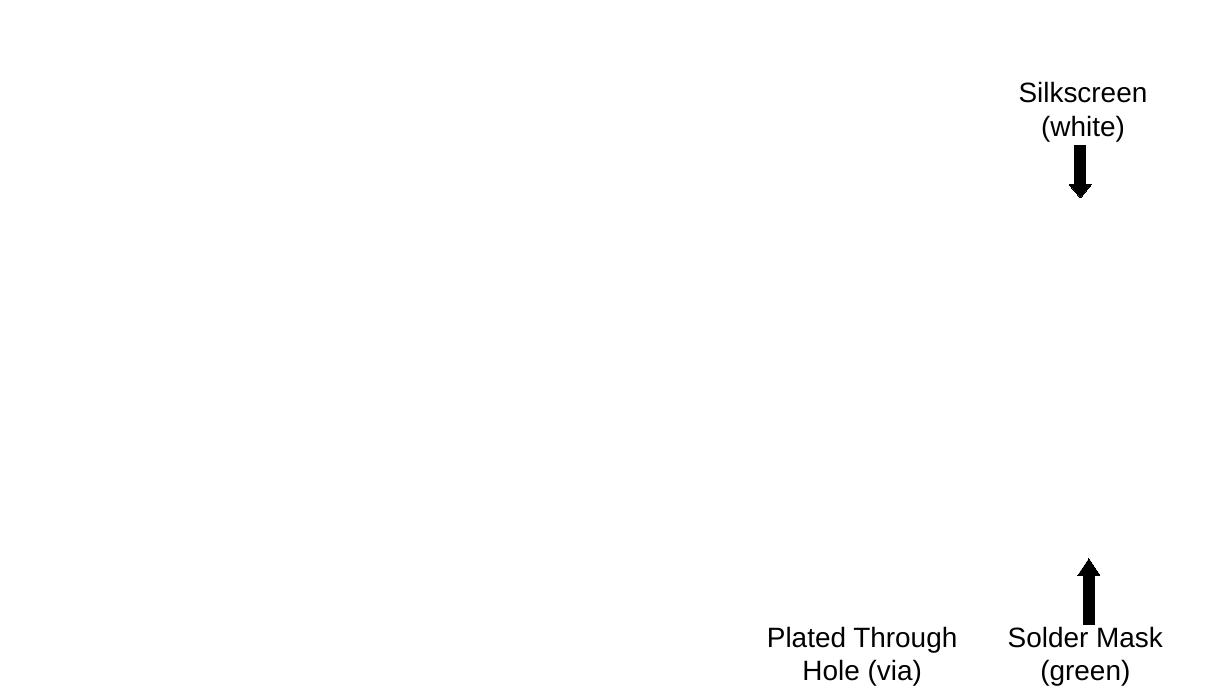
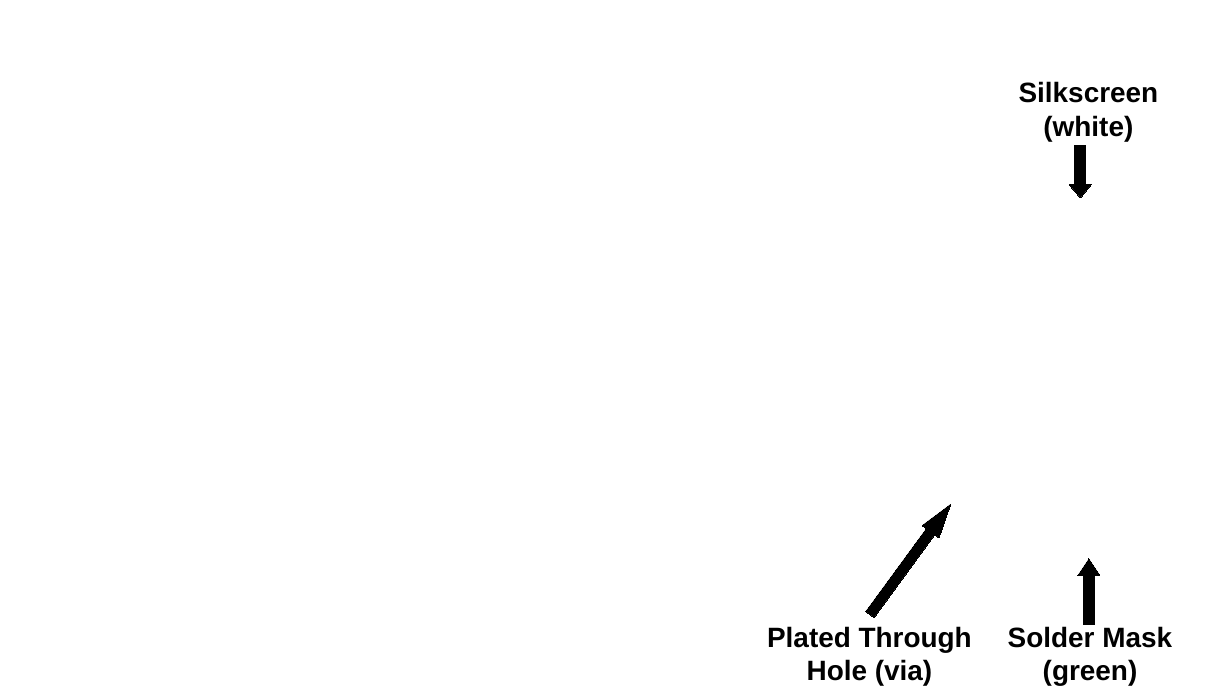
Before and after one commit to joshajohnson/bsidescbr2021, a slide deck: slide 1 of slides-ehd/images/pcb-cross-section-markup.odp. Drawn at 1232x693 pixels with LibreOffice and Linux fonts; fonts in the diff are those of the drawing; background and template pictures are left out. Boxes give left, top, right and bottom in pixels: in the first picture for what was removed or moved away, otherwise in the second. Text is boxed around its words. In the diff, an @@ line names an element or a change of style, - is before the commit and + after.

```diff
--- a/slides-ehd/images/pcb-cross-section-markup.odp
+++ b/slides-ehd/images/pcb-cross-section-markup.odp
@@ bold on in 3 elements at bbox=[1008, 626, 1172, 685], bbox=[767, 626, 972, 685], bbox=[1019, 81, 1159, 141] @@
@@ up arrow at bbox=[861, 498, 960, 621]: fill #FFFFFF to #000000; outline #FFFFFF 0 pt to #000000 0 pt @@
```
Also in this commit, not shown: 3 other files.
